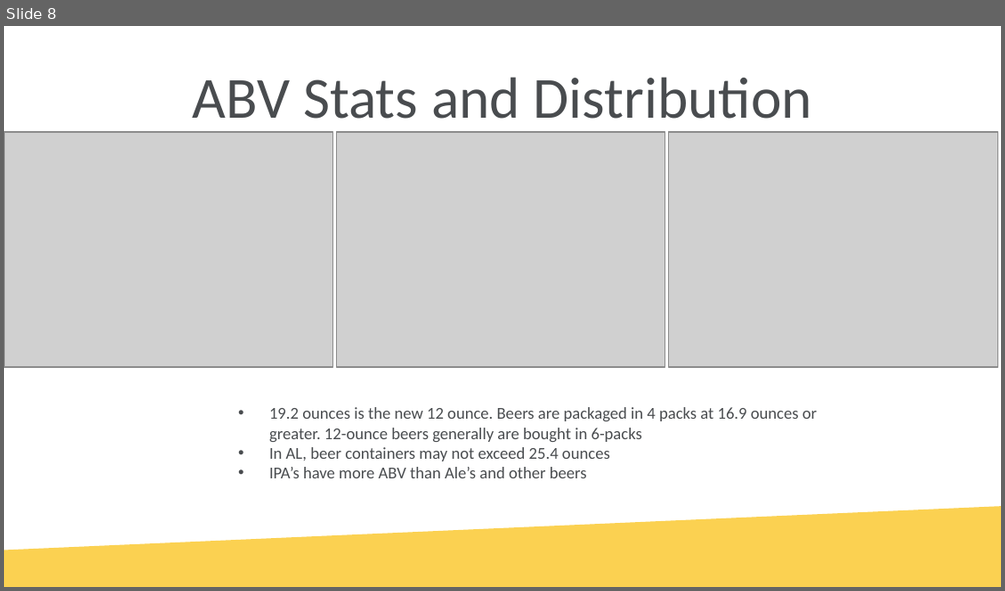
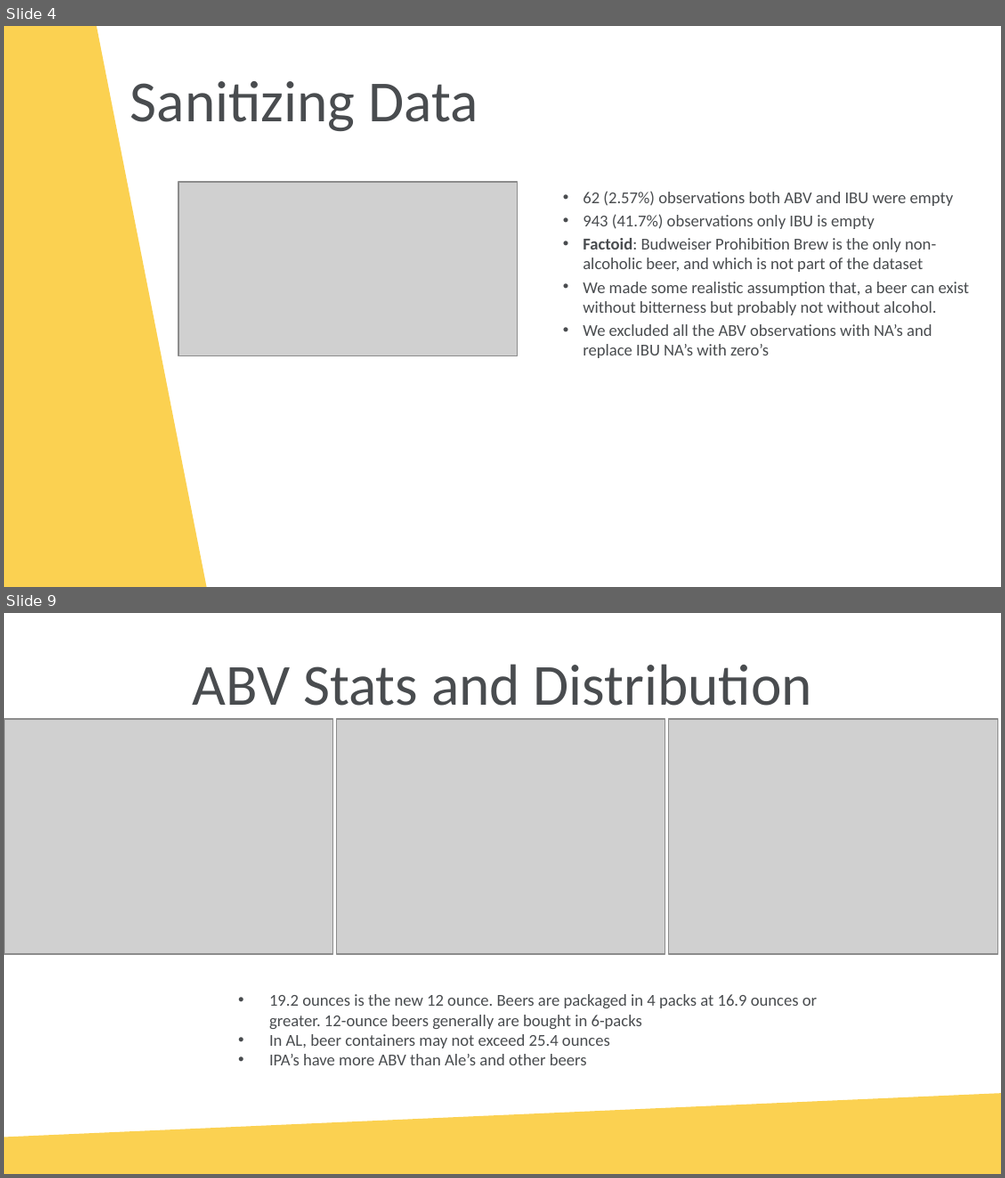
Before and after one commit to tschwebke/DDS6306-Group-Project-1, a slide deck: DS6306 Group Project 1 v2.pptx. Shown one above the other, each under a label of ours: slide 8 before the commit, slides 4 and 9 after it; the slides between them are not shown. The pictures are 1005x591 and 1005x1178 pixels, drawn with LibreOffice and Linux fonts; fonts in the diff are those of the drawing; grey boxes stand for pictures; background and template pictures are left out. Boxes give left, top, right and bottom in pixels: in the first picture for what was removed or moved away, otherwise in the second. Text is boxed around its words. In the diff, an @@ line names an element or a change of style, - is before the commit and + after.

```diff
--- a/DS6306 Group Project 1 v2.pptx
+++ b/DS6306 Group Project 1 v2.pptx
@@ slide 4 added at [4,26,1001,587], background picture (left out) @@
@@ freeform shape added at [4,27,206,587], fill #FBD151 @@
@@ title added at [130,81,477,131], 42 pt, text #494C4F @@
+Sanitizing Data
@@ picture added at [178,182,518,356] @@
@@ text added at [582,191,970,358], 12 pt, text #494C4F @@
+• 62 (2.57%) observations both ABV and IBU were empty
+• 943 (41.7%) observations only IBU is empty
+• Factoid: Budweiser Prohibition Brew is the only non-alcoholic beer, and which is not part of the dataset
+• We made some realistic assumption that, a beer can exist without bitterness but probably not without alcohol.
+• We excluded all the ABV observations with NA’s and replace IBU NA’s with zero’s
@@ rectangle added at [901,544,1001,584], fill #FFFFFF @@
@@ what was slide 8 is now slide 9 @@
```
Also in this commit, not shown: 6 slides changed.
